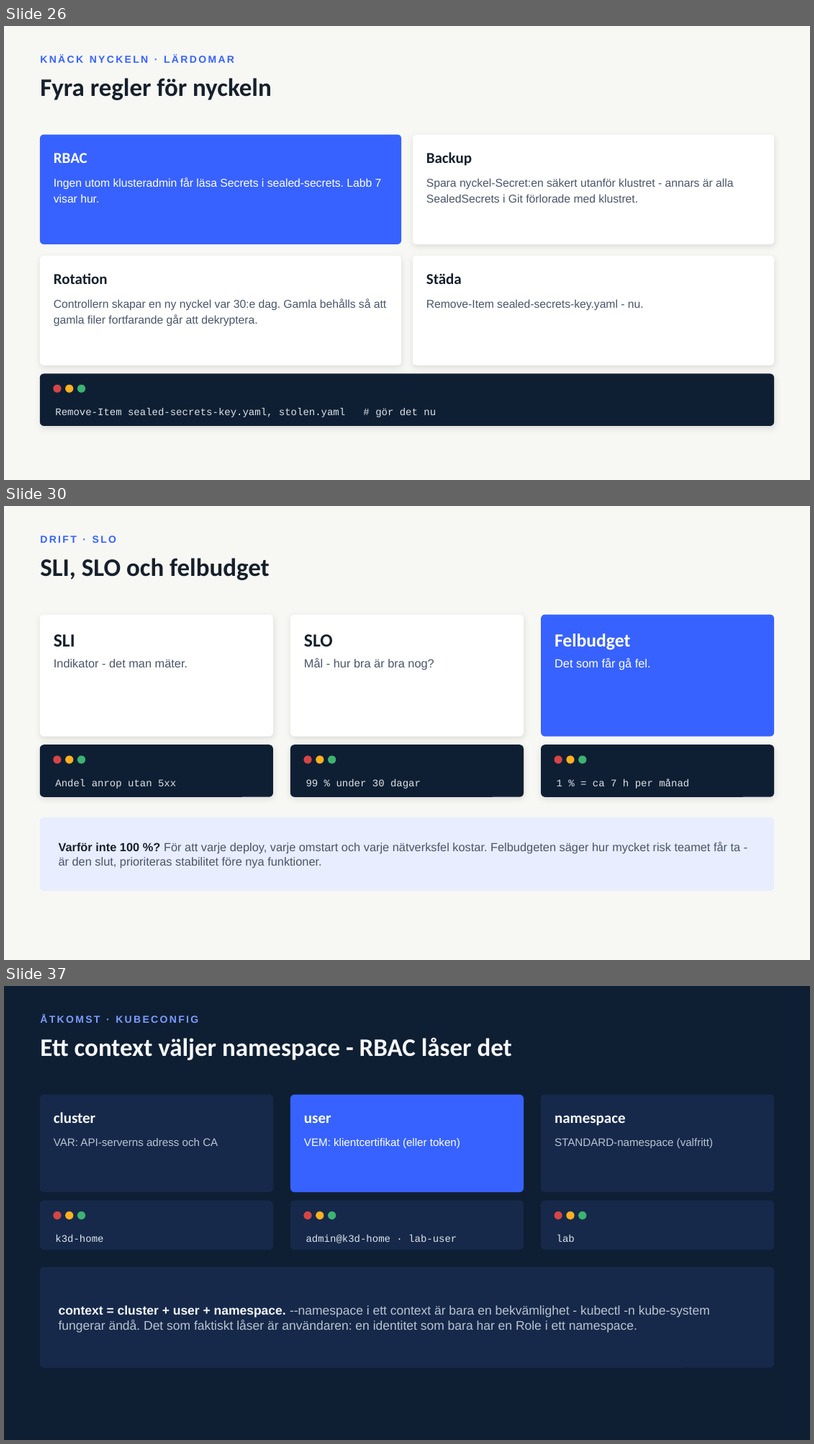
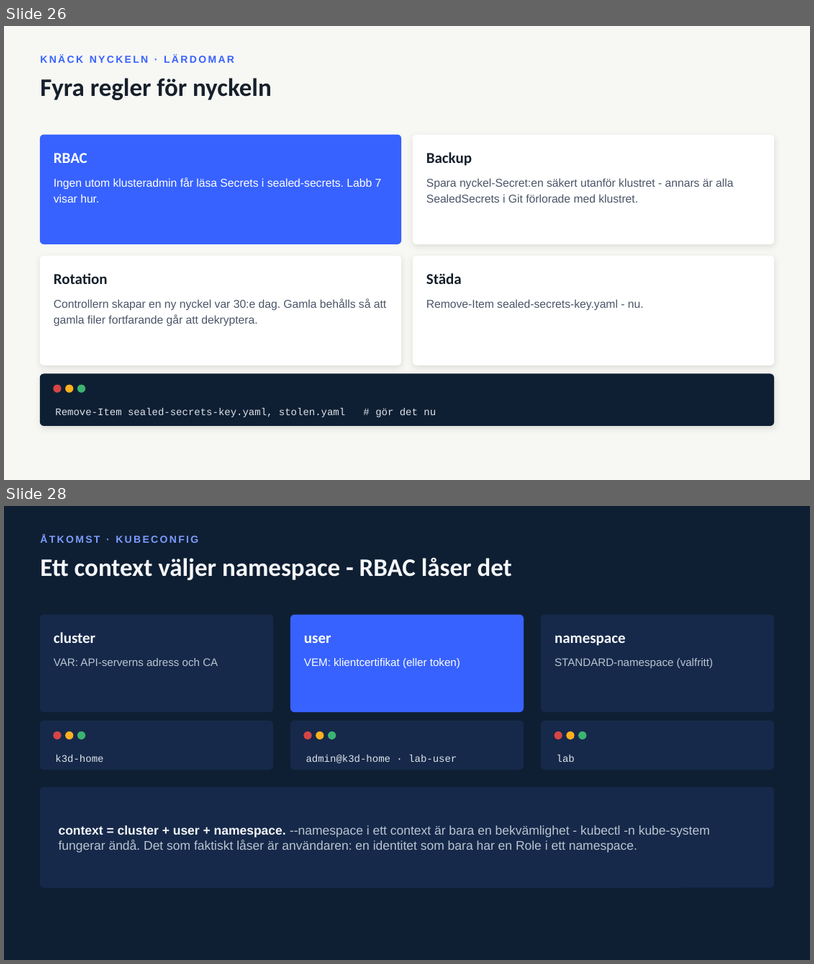
Before and after one commit to LennartAJansson/Kubernetes, a slide deck: Kubernetes - Konfiguration, hemligheter och drift.pptx. Shown one above the other, each under a label of ours: slides 26, 30 and 37 before the commit, slides 26 and 28 after it; the slides between them are not shown. The pictures are 814x1444 and 814x964 pixels, drawn with LibreOffice and Linux fonts; fonts in the diff are those of the drawing. Boxes give left, top, right and bottom in pixels: in the first picture for what was removed or moved away, otherwise in the second. Text is boxed around its words. In the diff, an @@ line names an element or a change of style, - is before the commit and + after.

```diff
--- a/Kubernetes - Konfiguration, hemligheter och drift.pptx
+++ b/Kubernetes - Konfiguration, hemligheter och drift.pptx
@@ slide 30 removed at (4,506,810,960), background #F7F7F4 @@
@@ text removed at (40,536,116,543) @@
-DRIFT · SLO
@@ text removed at (40,558,270,580) @@
-SLI, SLO och felbudget
@@ rounded rectangle removed at (40,615,273,736) @@
@@ text removed at (54,634,75,646) @@
-SLI
@@ rounded rectangle removed at (291,615,523,736) @@
@@ text removed at (304,634,333,646) @@
-SLO
@@ rounded rectangle removed at (542,615,774,736) @@
@@ text removed at (555,633,630,650) @@
-Felbudget
@@ text removed at (54,659,188,667) @@
-Indikator - det man mäter.
@@ text removed at (304,658,434,669) @@
-Mål - hur bra är bra nog?
@@ text removed at (555,658,651,669) @@
-Det som får gå fel.
@@ rounded rectangle removed at (40,745,273,796) @@
@@ ellipse removed at (54,756,61,763) @@
@@ ellipse removed at (66,756,73,763) @@
@@ ellipse removed at (78,756,85,763) @@
@@ rounded rectangle removed at (291,745,523,796) @@
@@ ellipse removed at (304,756,311,763) @@
@@ ellipse removed at (316,756,324,763) @@
@@ ellipse removed at (328,756,335,763) @@
@@ rounded rectangle removed at (542,745,774,796) @@
@@ ellipse removed at (555,756,563,763) @@
@@ ellipse removed at (567,756,574,763) @@
@@ ellipse removed at (579,756,586,763) @@
@@ text removed at (55,779,176,788) @@
-Andel anrop utan 5xx
@@ text removed at (306,779,421,788) @@
-99 % under 30 dagar
@@ text removed at (557,779,689,788) @@
-1 % = ca 7 h per månad
@@ rounded rectangle removed at (40,818,774,890) @@
@@ text removed at (59,842,741,868) @@
-Varför inte 100 %? För att varje deploy, varje omstart och varje nätverksfel kostar. Felbudgeten säger hur mycket risk teamet får ta - är den slut, prioriteras stabilitet före nya funktioner.
@@ what was slide 37 is now slide 28 @@
```
Also in this commit, not shown: 8 slides changed, 8 other slides removed, 12 other files.
